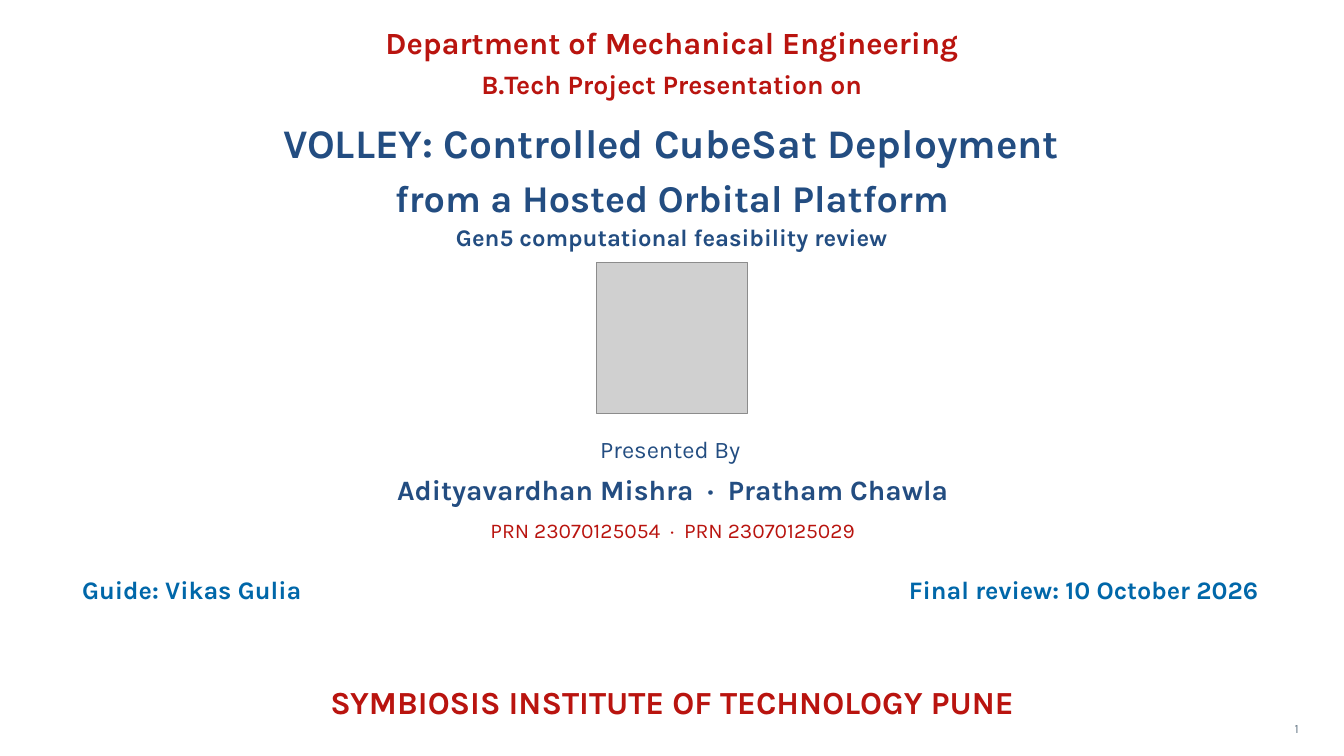
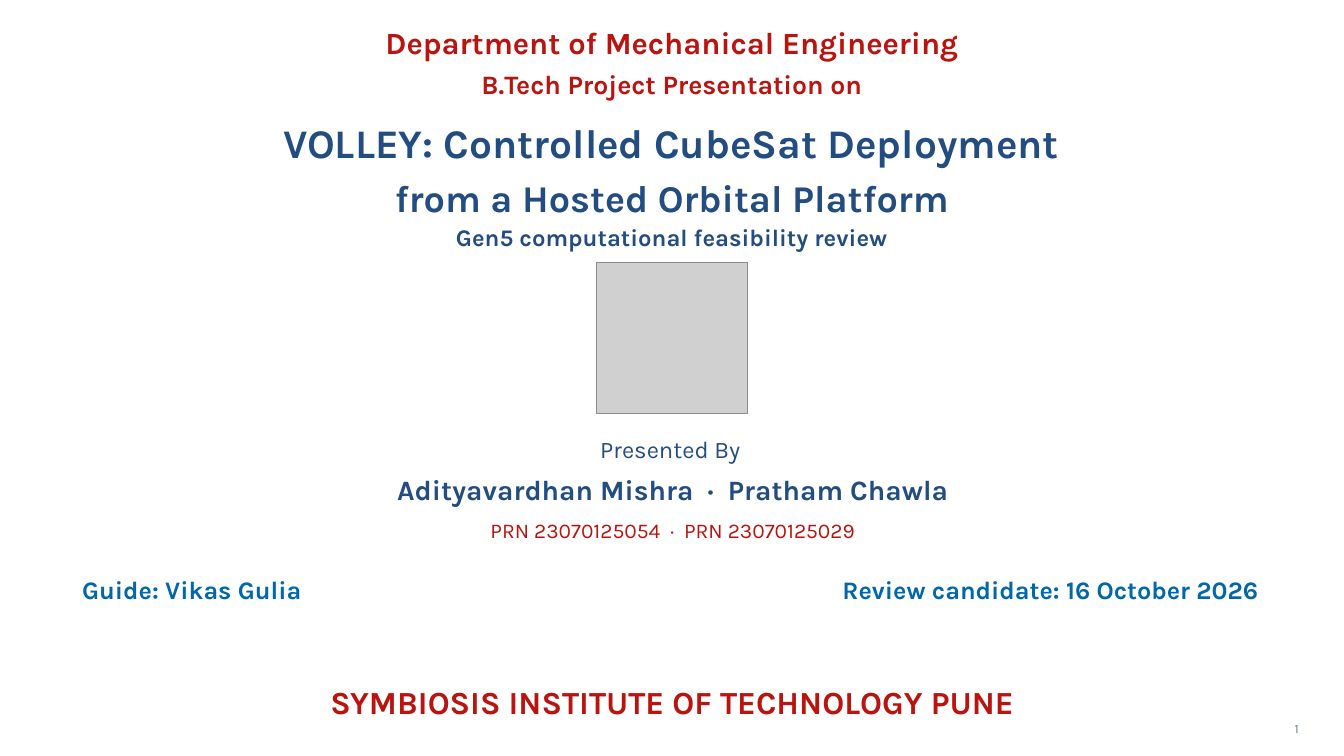
Before and after one commit to aaaaaaaaaaaavm/VOLLEY-thesis, a slide deck: slide 1 of university/final_review_2026_10_10/VOLLEY_Final_Review_2026-10-10.pptx. Drawn at 1344x756 pixels with LibreOffice and Linux fonts; fonts in the diff are those of the drawing; grey boxes stand for pictures. Boxes give left, top, right and bottom in pixels: in the first picture for what was removed or moved away, otherwise in the second. Text is boxed around its words. In the diff, an @@ line names an element or a change of style, - is before the commit and + after.

```diff
--- a/university/final_review_2026_10_10/VOLLEY_Final_Review_2026-10-10.pptx
+++ b/university/final_review_2026_10_10/VOLLEY_Final_Review_2026-10-10.pptx
@@ text at [842,581,1258,600]: text changed @@
-Final review: 10 October 2026
+Review candidate: 16 October 2026
```
Also in this commit, not shown: 3 other slides changed, 1 slide added, 59 other files.
